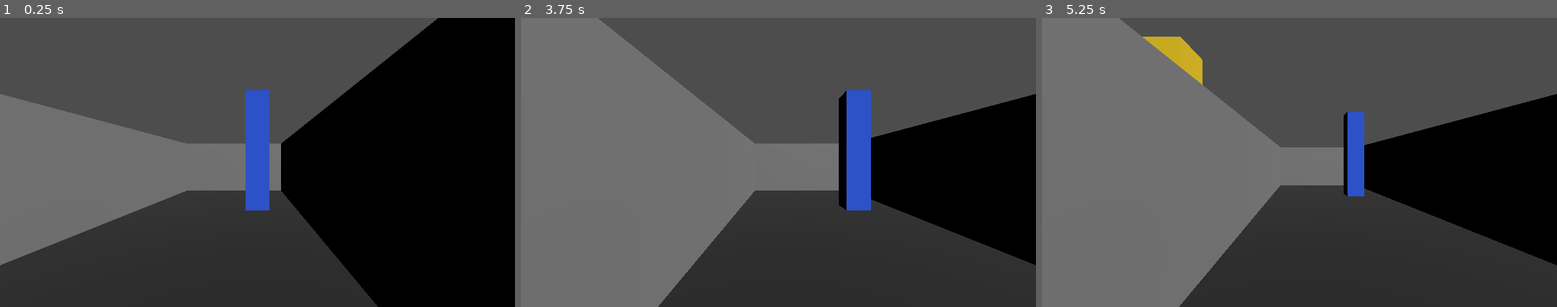
Above: before the commit, frames 1-3 (left to right).
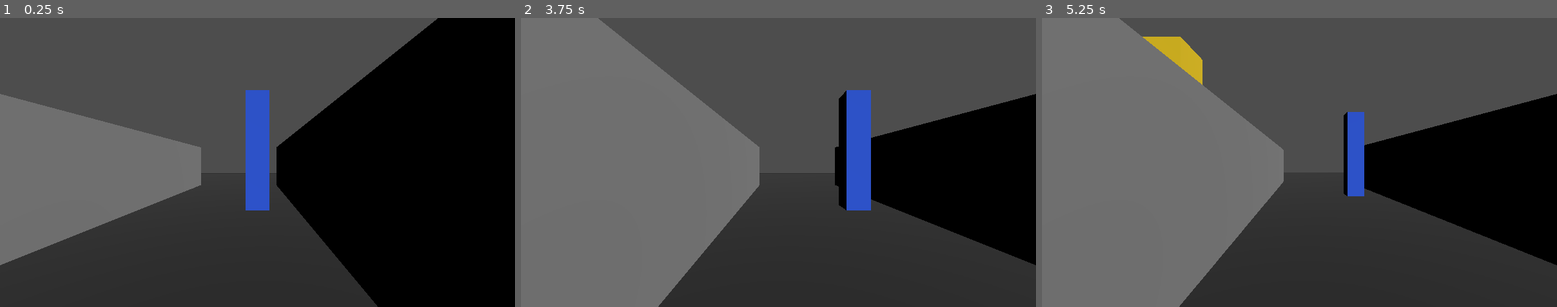
Above: after the commit, the same moments.

Repository: adamico/blobber-godot
Game: Godot game, scene res://scenes/world/manual_test_world.tscn
Same seed, same stepped clock (60 frames per second), same inputs: the game is played once before the commit and once after it. The project has no main scene, so this scene is started directly.
Inputs (mouse positions are in pixels of both pictures, inside the frame that each line leads up to):
- Up to frame 1 (0.25 s): no input
- Up to frame 2 (3.75 s): tap Enter at 0.5, 2, 3.5 s; move the mouse to (891, 148) at 0.52 s; hold D (move_right) 0.53-1.25 s; hold Shift 0.53-1.25 s; click (891, 148) at 0.67 s; tap Space at 1.25, 2.75 s; drag from (675, 176) to (752, 220) at 1.27 s; move the mouse to (830, 98) at 2.02 s; hold D (move_right) 2.03-2.75 s; tap Ctrl at 2.1 s; drag from (752, 220) to (624, 119) at 2.77 s; move the mouse to (933, 205) at 3.52 s; hold A (move_left) from 3.53 s (still down); tap Alt at 3.6 s
- Up to frame 3 (5.25 s): release A (move_left) at 4.25 s; tap Space at 4.25 s; drag from (1145, 119) to (1222, 90) at 4.27 s; move the mouse to (1325, 162) at 5.02 s; hold S (move_back) from 5.03 s (still down); hold Shift from 5.03 s (still down); click (1325, 162) at 5.17 s

The runs differ from the first frame. In frame 1, 1.8% of the frame differs, in the area x 36-55%, y 43-60%; in frame 2, 2.5%, in the area x 45-62%, y 43-60%; in frame 3, 1.5%.

Commit message:
feat(input): enhance player input handling and add normalization tests

Diff:
--- a/resources/movement_config.tres
+++ b/resources/movement_config.tres
@@ -5,6 +5,6 @@
 [resource]
 script = ExtResource("1_cddi4")
 smooth_mode = true
-step_duration = 0.08
-turn_duration = 0.06
+step_duration = 0.16
+turn_duration = 0.08
 metadata/_custom_type_script = "uid://djfta4awucv1"
--- a/scenes/player/player.gd
+++ b/scenes/player/player.gd
@@ -37,6 +37,21 @@
     return movement_controller.execute_command(cmd)
 
 
+func execute_action(action: StringName) -> bool:
+    if not input_actions_enabled:
+        return false
+
+    var cmd: int = _command_for_action(action)
+    if cmd == INVALID_COMMAND:
+        return false
+
+    var executed := execute_command(cmd as PlayerCommand.Type)
+    if debug_log_input_actions:
+        print("[PlayerInput] action=%s executed=%s busy=%s" % [action, executed, movement_controller.is_busy])
+
+    return executed
+
+
 func _unhandled_input(event: InputEvent) -> void:
     if not input_actions_enabled:
         return
@@ -48,13 +63,7 @@
     if action == StringName():
         return
 
-    var cmd: int = _command_for_action(action)
-    if cmd == INVALID_COMMAND:
-        return
-
-    var executed := execute_command(cmd as PlayerCommand.Type)
-    if debug_log_input_actions:
-        print("[PlayerInput] action=%s executed=%s busy=%s" % [action, executed, movement_controller.is_busy])
+    execute_action(action)
 
     get_viewport().set_input_as_handled()
 
--- a/scenes/world/manual_test_world.tscn
+++ b/scenes/world/manual_test_world.tscn
@@ -20,6 +20,6 @@
 mesh_library = ExtResource("5_71y6c")
 cell_size = Vector3(1, 1, 1)
 data = {
-"cells": PackedInt32Array(1, 0, 393216, 65534, 0, 393216, 65 …(100 unchanged characters)… 4, 65533, 393216, 65534, 65532, 393216, 65535, 65532, 393216, 0, 65532, 393216, 1, 65532, 393216, 65534, 1, 393216, 65534, 2, 393216, 65535, 2, 393216, 1, 2, 393216, 1, 1, 393216, 0, 2, 393216)
+"cells": PackedInt32Array(1, 0, 393216, 65534, 0, 393216, 65 …(100 unchanged characters)… 4, 65533, 393216, 65534, 65532, 393216, 1, 65532, 393216, 65534, 1, 393216, 65534, 2, 393216, 1, 2, 393216, 1, 1, 393216)
 }
 metadata/_editor_floor_ = Vector3(0, 0, 0)
--- /dev/null
+++ b/tests/test_player_day7_input_normalization.gd
@@ -0,0 +1,139 @@
+extends GutTest
+
+const PLAYER_SCENE := preload("res://scenes/player/player.tscn")
+const ACTION_SCRIPT: Array[StringName] = [
+	&"move_forward",
+	&"turn_right",
+	&"move_forward",
+	&"move_left",
+	&"turn_left",
+	&"move_back",
+	&"move_right",
+]
+
+
+func _spawn_player() -> Player:
+	var player: Player = PLAYER_SCENE.instantiate()
+	add_child_autofree(player)
+	player.input_actions_enabled = true
+	player.debug_log_input_actions = false
+	player.movement_config.smooth_mode = false
+	return player
+
+
+func _snapshot_state(player: Player) -> Dictionary:
+	return {
+		"cell": player.grid_state.cell,
+		"facing": player.grid_state.facing,
+	}
+
+
+func _keycode_for_action(action: StringName) -> Key:
+	match action:
+		&"move_forward":
+			return KEY_W
+		&"move_back":
+			return KEY_S
+		&"move_left":
+			return KEY_A
+		&"move_right":
+			return KEY_D
+		&"turn_left":
+			return KEY_Q
+		&"turn_right":
+			return KEY_E
+		_:
+			return KEY_NONE
+
+
+func _joypad_button_for_action(action: StringName) -> JoyButton:
+	match action:
+		&"move_forward":
+			return JOY_BUTTON_DPAD_UP
+		&"move_back":
+			return JOY_BUTTON_DPAD_DOWN
+		&"move_left":
+			return JOY_BUTTON_DPAD_LEFT
+		&"move_right":
+			return JOY_BUTTON_DPAD_RIGHT
+		&"turn_left":
+			return JOY_BUTTON_LEFT_SHOULDER
+		&"turn_right":
+			return JOY_BUTTON_RIGHT_SHOULDER
+		_:
+			return JOY_BUTTON_INVALID
+
+
+func _press_keyboard_action(player: Player, action: StringName) -> void:
+	var event := InputEventKey.new()
+	event.pressed = true
+	event.echo = false
+	event.keycode = _keycode_for_action(action)
+	event.physical_keycode = event.keycode
+	player._unhandled_input(event)
+
+
+func _press_gamepad_action(player: Player, action: StringName) -> void:
+	var event := InputEventJoypadButton.new()
+	event.pressed = true
+	event.button_index = _joypad_button_for_action(action)
+	player._unhandled_input(event)
+
+
+func _run_script_with_keyboard(player: Player) -> Array[Dictionary]:
+	var states: Array[Dictionary] = []
+	for action in ACTION_SCRIPT:
+		_press_keyboard_action(player, action)
+		states.append(_snapshot_state(player))
+	return states
+
+
+func _run_script_with_gamepad(player: Player) -> Array[Dictionary]:
+	var states: Array[Dictionary] = []
+	for action in ACTION_SCRIPT:
+		_press_gamepad_action(player, action)
+		states.append(_snapshot_state(player))
+	return states
+
+
+func _run_script_with_ui_harness(player: Player) -> Array[Dictionary]:
+	var states: Array[Dictionary] = []
+	for action in ACTION_SCRIPT:
+		assert_true(player.execute_action(action), "UI harness failed action: %s" % [action])
+		states.append(_snapshot_state(player))
+	return states
+
+
+func test_keyboard_gamepad_and_ui_harness_share_identical_state_history() -> void:
+	var keyboard_player := _spawn_player()
+	var gamepad_player := _spawn_player()
+	var ui_player := _spawn_player()
+
+	var keyboard_states := _run_script_with_keyboard(keyboard_player)
+	var gamepad_states := _run_script_with_gamepad(gamepad_player)
+	var ui_states := _run_script_with_ui_harness(ui_player)
+
+	assert_eq(gamepad_states, keyboard_states)
+	assert_eq(ui_states, keyboard_states)
+	assert_eq(keyboard_player.grid_state.cell, Vector2i(2, -1))
+	assert_eq(keyboard_player.grid_state.facing, GridDefinitions.Facing.NORTH)
+
+
+func test_input_actions_enabled_false_blocks_keyboard_gamepad_and_ui_harness() -> void:
+	var keyboard_player := _spawn_player()
+	keyboard_player.input_actions_enabled = false
+	_press_keyboard_action(keyboard_player, &"move_forward")
+	assert_eq(keyboard_player.grid_state.cell, Vector2i.ZERO)
+	assert_eq(keyboard_player.grid_state.facing, GridDefinitions.Facing.NORTH)
+
+	var gamepad_player := _spawn_player()
+	gamepad_player.input_actions_enabled = false
+	_press_gamepad_action(gamepad_player, &"move_forward")
+	assert_eq(gamepad_player.grid_state.cell, Vector2i.ZERO)
+	assert_eq(gamepad_player.grid_state.facing, GridDefinitions.Facing.NORTH)
+
+	var ui_player := _spawn_player()
+	ui_player.input_actions_enabled = false
+	assert_false(ui_player.execute_action(&"move_forward"))
+	assert_eq(ui_player.grid_state.cell, Vector2i.ZERO)
+	assert_eq(ui_player.grid_state.facing, GridDefinitions.Facing.NORTH)
Not shown, added: tests/test_player_day7_input_normalization.gd.uid
